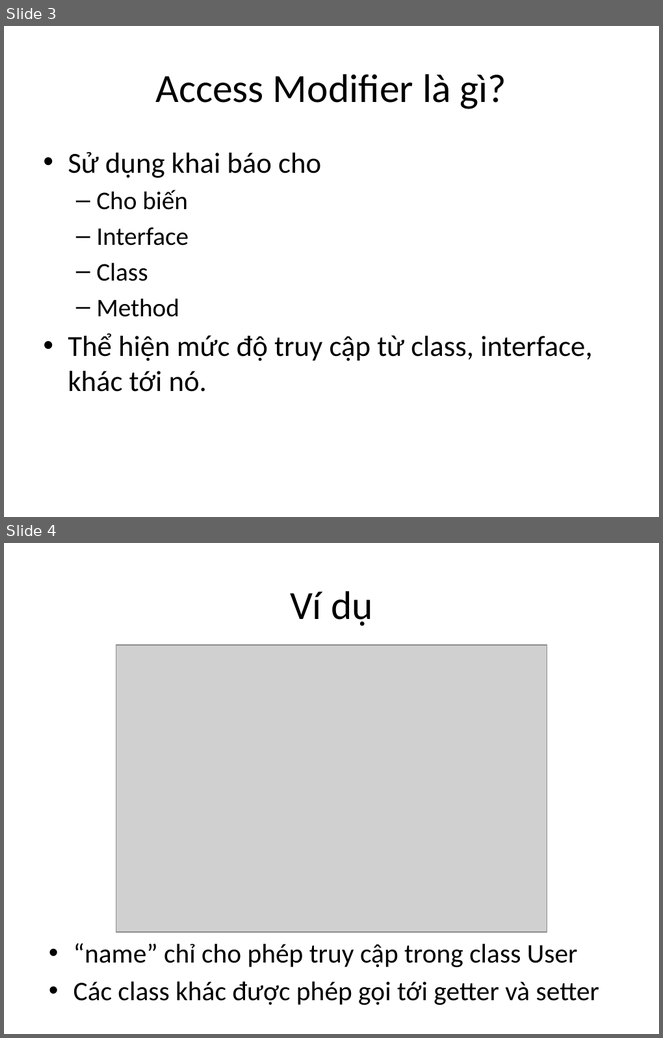
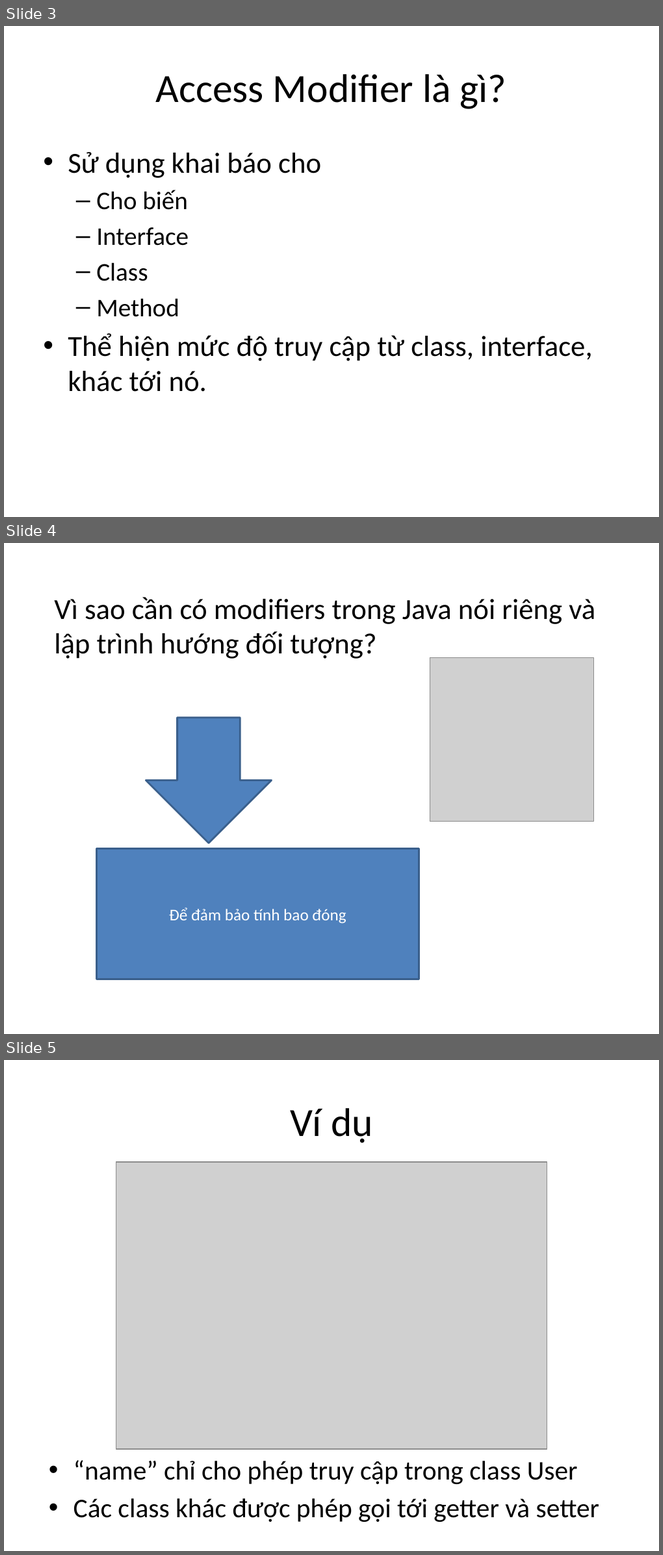
Before and after one commit to phithanh97cs/T3H, a slide deck: 3. Back-end/1. JavaCore/4. Access Modifier trong java.pptx. Shown one above the other, each under a label of ours: slides 3 and 4 before the commit, slides 3, 4 and 5 after it. The pictures are 663x1038 and 663x1555 pixels, drawn with LibreOffice and Linux fonts; fonts in the diff are those of the drawing; grey boxes stand for pictures. Boxes give left, top, right and bottom in pixels: in the first picture for what was removed or moved away, otherwise in the second. Text is boxed around its words. In the diff, an @@ line names an element or a change of style, - is before the commit and + after.

```diff
--- a/3. Back-end/1. JavaCore/4. Access Modifier trong java.pptx
+++ b/3. Back-end/1. JavaCore/4. Access Modifier trong java.pptx
@@ slide 4 added at (4,543,659,1034), background #FFFFFF @@
@@ text added at (54,597,596,659), 32 pt, text #000000 @@
+Vì sao cần có modifiers trong Java nói riêng và lập trình hướng đối tượng?
@@ picture added at (430,657,594,821) @@
@@ down arrow added at (146,718,272,844), fill #4F81BD, outline #3A5F8C 2 pt @@
@@ rectangle added at (97,849,419,980), fill #4F81BD, outline #3A5F8C 2 pt, 18 pt, text #FFFFFF @@
+Để đảm bảo tính bao đóng
@@ what was slide 4 is now slide 5 @@
```
Also in this commit, not shown: 3 slides changed, 3 other slides added.
